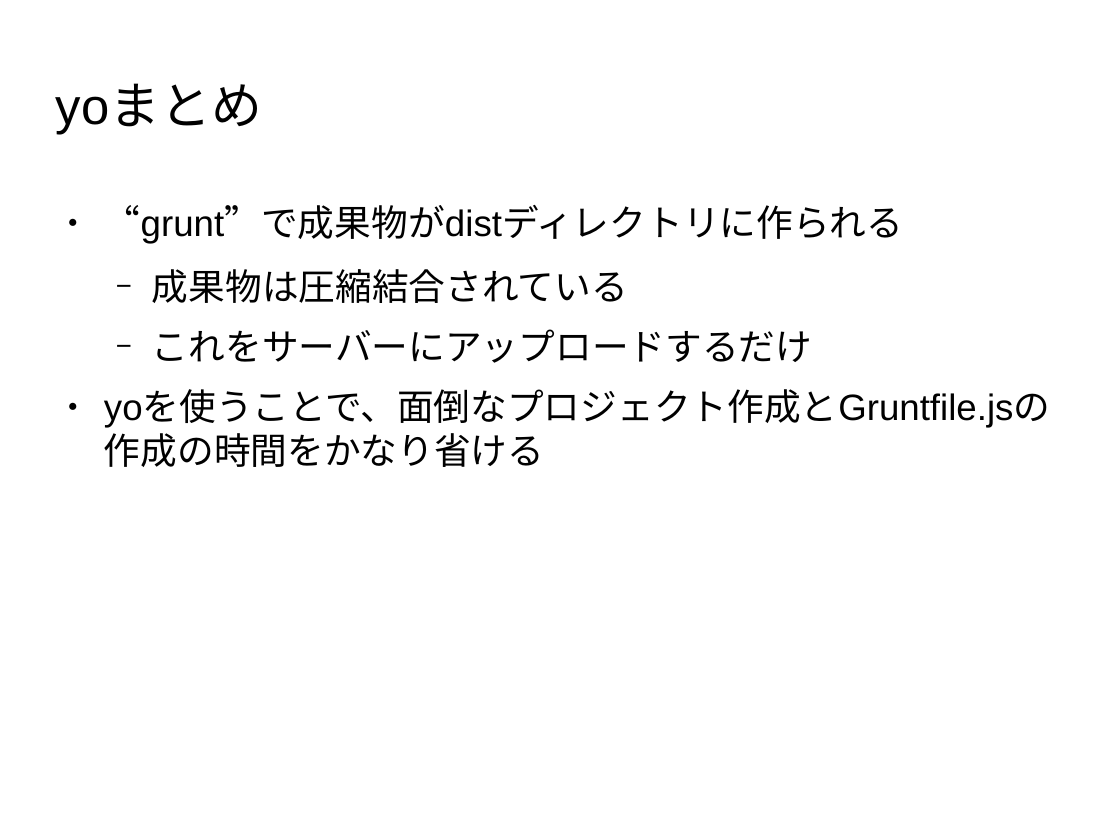
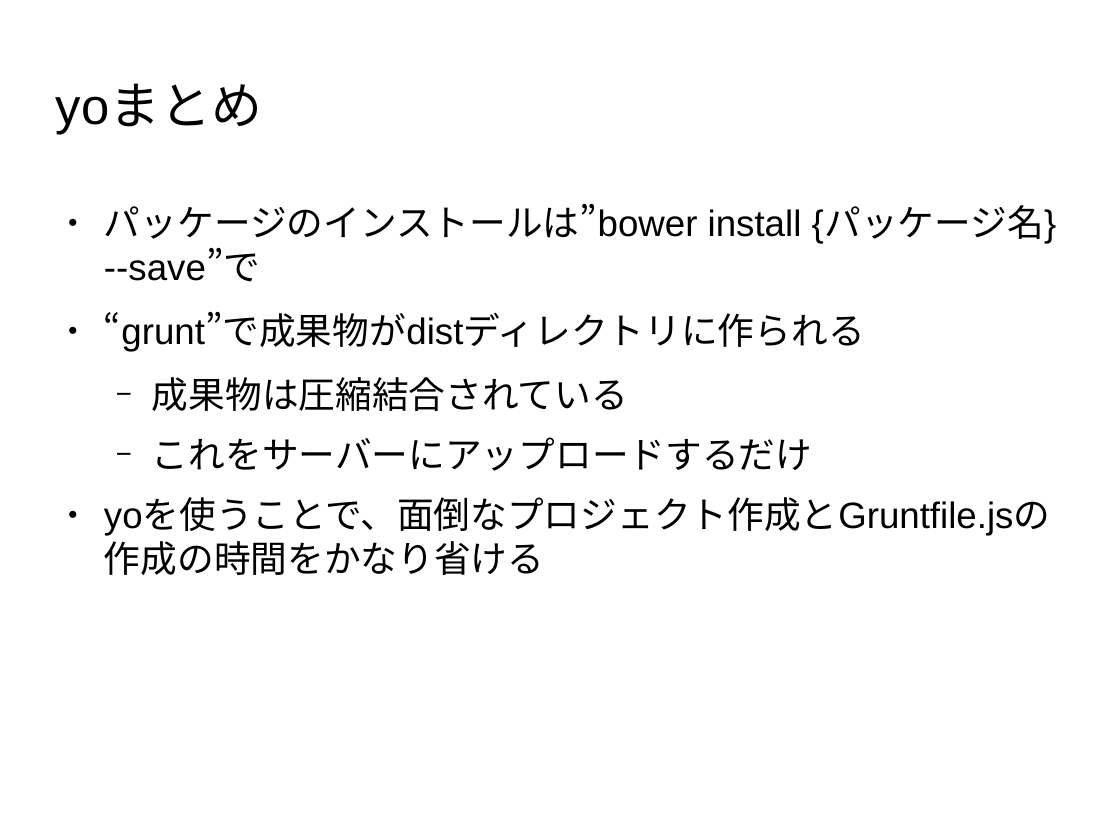
Before and after one commit to masakura/yeoman-presentation, a slide deck: slide 58 of yeoman-presentation.odp (slide 56 before the commit). Drawn at 1120x840 pixels with LibreOffice and Linux fonts; fonts in the diff are those of the drawing; background and template pictures are left out. Boxes give left, top, right and bottom in pixels: in the first picture for what was removed or moved away, otherwise in the second. Text is boxed around its words. In the diff, an @@ line names an element or a change of style, - is before the commit and + after.

```diff
--- a/yeoman-presentation.odp
+++ b/yeoman-presentation.odp
@@ text at (x1=104, y1=204, x2=1057, y2=282): paragraph added @@
+● パッケージのインストールは”bower install {パッケージ名} --save”で
```
Also in this commit, not shown: 2 other slides changed, 12 slides added.
